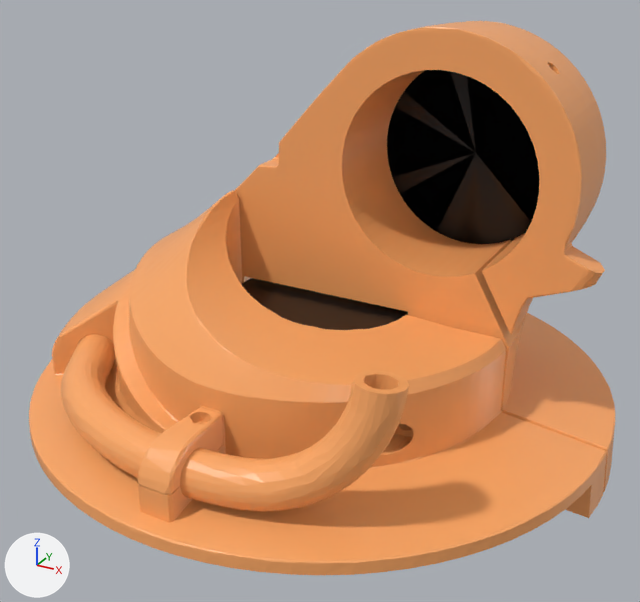
A saved change to the COLLADA model meshes/youbot_arm/arm1.dae.
Camera for both pictures: a 50 mm camera at (0.1136, -0.2083, 0.0815) aimed at (0.0016, -0.0046, -0.0203). Lighting does not change. The marker at lower left points along +X, +Y and +Z. Where no turn or scale is listed for an object, it has been applied to the vertices. Vertices at the same position are counted once.
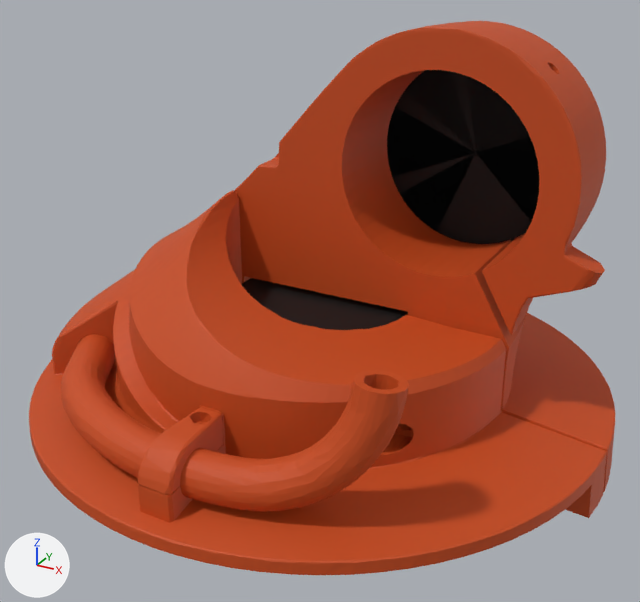
The newer file is also turned or shifted as a whole; pictures and numbers use the older file's frame.

Patch to the scene script:
```diff
--- a/meshes/youbot_arm/arm1.dae.py
+++ b/meshes/youbot_arm/arm1.dae.py
@@ mat_black_003_material @@
+mat_black_003_material = principled_material('black_003-material')
+mat_black_003_material.base_color = (0.0, 0.0, 0.0)  # black #000000
+mat_black_003_material.roughness = 0.64
@@ mat_orange_003_material @@
+mat_orange_003_material = principled_material('orange_003-material')
+mat_orange_003_material.base_color = (0.568, 0.0685, 0.00622)  # orange #c74a12
+mat_orange_003_material.roughness = 0.64
@@ me_cylinder_007_geometry @@
 me_cylinder_007_geometry.from_pydata(...)  # 5338 vertices, 10685 faces; spans x -0.085..0.085, y -0.085..0.085, z -0.027..0.105
 # used by ob_cylinder_007; location = (0.0, 0.0003, -0.0487)
+# me_cylinder_007_geometry part 1: all 393 faces that had it switch from mat_black (black #0d0d0d) to mat_black_003_material (black #000000)
+# me_cylinder_007_geometry part 2: all 10292 faces that had it switch from mat_orange (orange #ffab68) to mat_orange_003_material (orange #c74a12)
```

What differs and where, as boxes [x1, y1, x2, y2] in the pictures (640 x 602 px):
part 1 of me_cylinder_007_geometry, recoloured: [241, 70, 539, 330] in both
part 2 of me_cylinder_007_geometry, recoloured: [29, 21, 615, 575] in both
